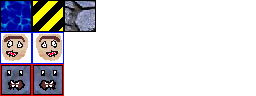
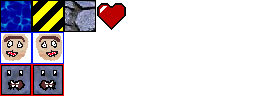
Layer changes from the first 256px x 96px image to the second:
painted on "Pozadí" over (97, 3, 126, 30)
